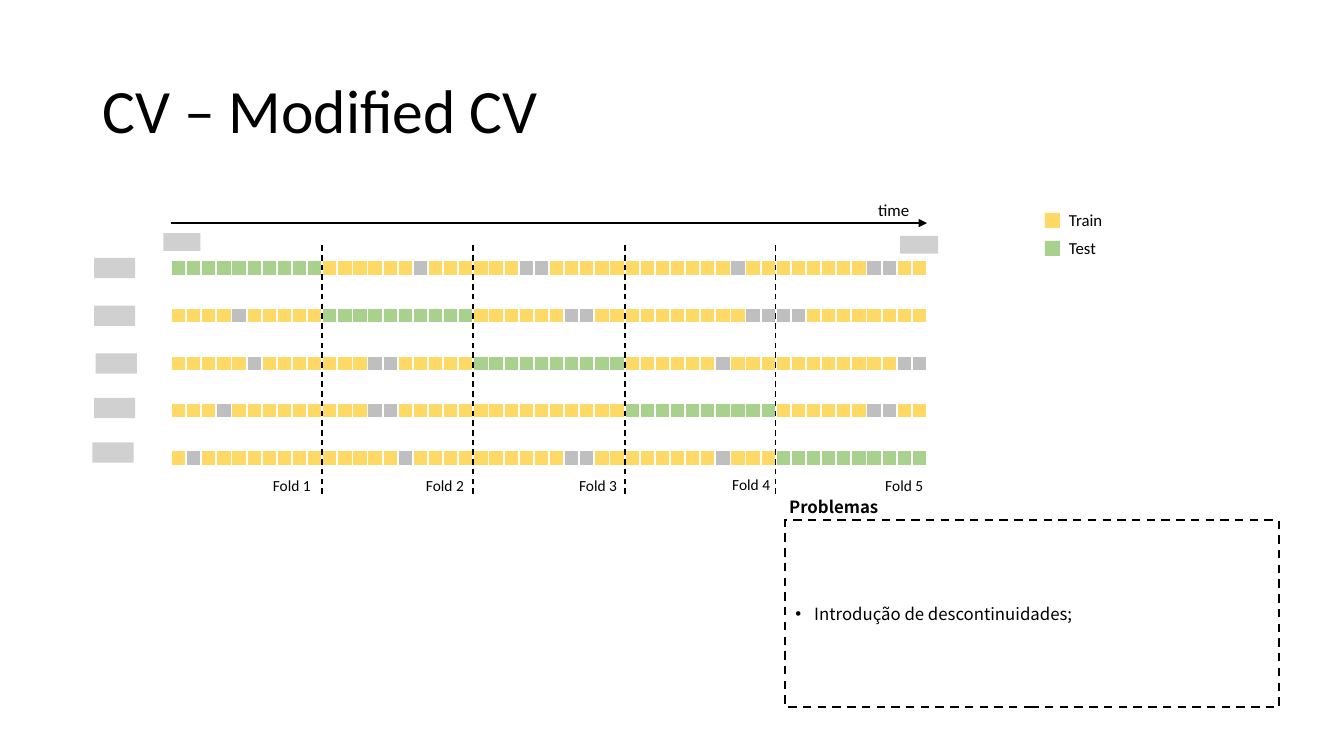
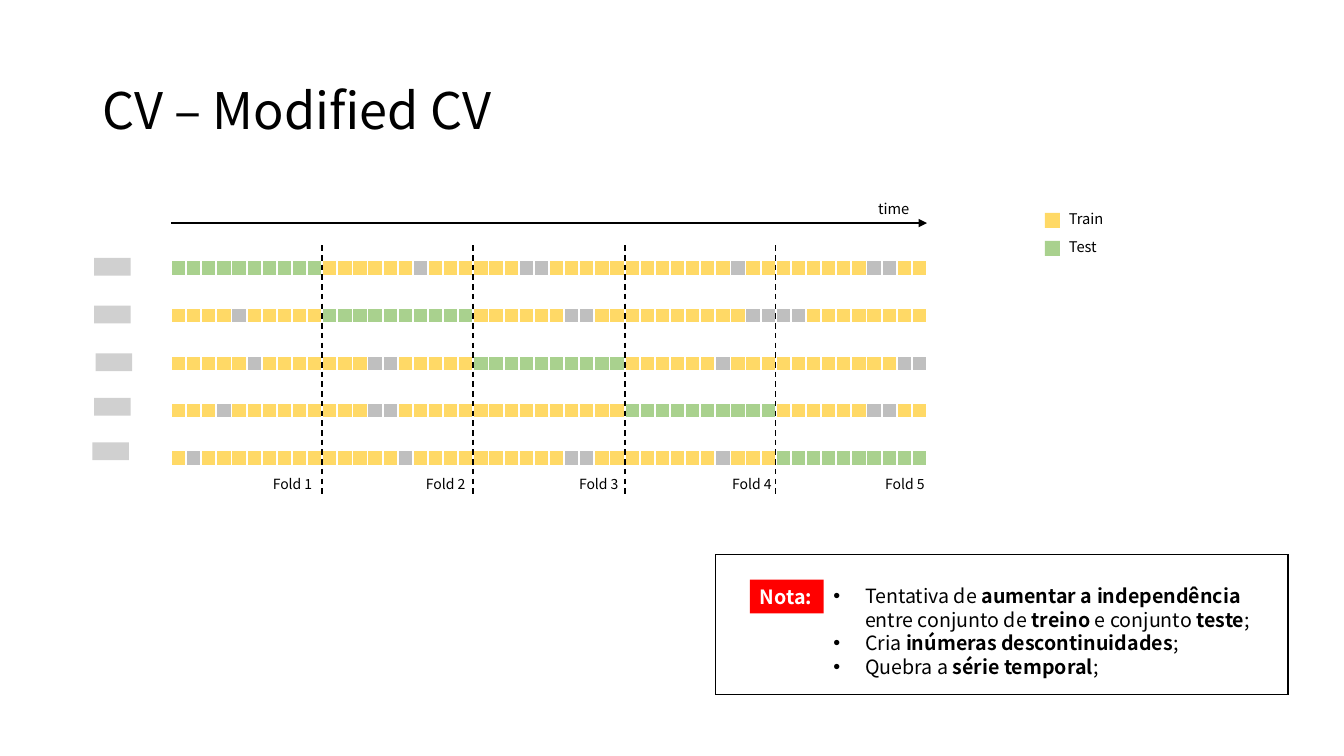
Before and after one commit to MiguelLoureiro98/timecave, a slide deck: slide 22 of papers/.ppt/cvtimeseries.pptx (slide 21 before the commit). Drawn at 1344x756 pixels with LibreOffice and Linux fonts; fonts in the diff are those of the drawing; grey boxes stand for pictures; background and template pictures are left out. Boxes give left, top, right and bottom in pixels: in the first picture for what was removed or moved away, otherwise in the second. Text is boxed around its words. In the diff, an @@ line names an element or a change of style, - is before the commit and + after.

```diff
--- a/papers/.ppt/cvtimeseries.pptx
+++ b/papers/.ppt/cvtimeseries.pptx
@@ title "CV – Modified CV" at (102,88,491,130): size 44 to 36 pt, font Calibri to Noto Sans CJK TC @@
@@ picture removed at (163,233,201,251) @@
@@ picture removed at (900,236,939,254) @@
@@ size 12 to 10.5 pt, font Calibri to Noto Sans CJK TC in 3 elements at (878,202,909,214), (1069,212,1103,224), (1069,241,1097,252) @@
@@ picture: place and size @@
-picture at (94,258,135,278)
+picture at (94,258,130,276)
@@ picture: place and size @@
-picture at (94,306,135,326)
+picture at (94,306,130,324)
@@ picture: place and size @@
-picture at (96,354,137,374)
+picture at (96,354,132,372)
@@ picture: place and size @@
-picture at (94,398,135,418)
+picture at (94,398,130,416)
@@ picture: place and size @@
-picture at (93,443,134,463)
+picture at (93,443,129,461)
@@ size 11 to 10 pt, font Calibri to Noto Sans CJK TC in 5 elements at (273,478,312,489), (885,478,925,489), (426,478,466,489), (579,478,619,489), (732,478,772,489) @@
@@ text removed at (789,499,878,514) @@
-Problemas
@@ rectangle removed at (785,520,1279,708) @@
-• Introdução de descontinuidades;
@@ rectangle added at (716,555,1289,695), outline #000000 1 pt @@
@@ rectangle added at (750,580,824,614), fill #FF0000, 14 pt, text #FFFFFF, bold @@
+Nota:
@@ text added at (865,586,1249,679), 14 pt, text #000000, bold @@
+• Tentativa de aumentar a independência entre conjunto de treino e conjunto teste;
+• Cria inúmeras descontinuidades;
+• Quebra a série temporal;
```
Also in this commit, not shown: 20 other slides changed, 2 slides added, 1 other file.
